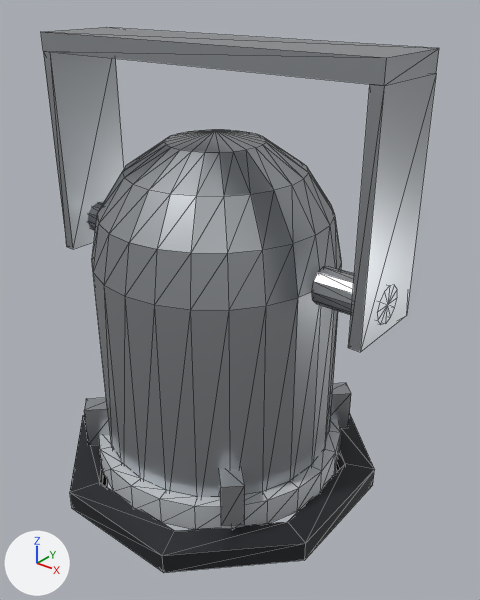
One commit to the glTF model assets/models/lamps/par-56-silver-no-clamp.glb: the scene before it, then after it.
Rendered twice from a camera (50 mm lens) standing at (0.295, -0.342, -0.005) and looking at (0.017, 0.006, -0.221). Lighting does not change. The marker at lower left points along +X, +Y and +Z. The picture after the commit comes second. Mesh edges are drawn as thin lines. Where no turn or scale is listed for an object, it has been applied to the vertices. Vertices at exactly the same position are counted once.

Objects in the first picture: 'colour-frame-runner', 'hanging-frame', 'lens-ring', 'par-can', 'spring-clips'.
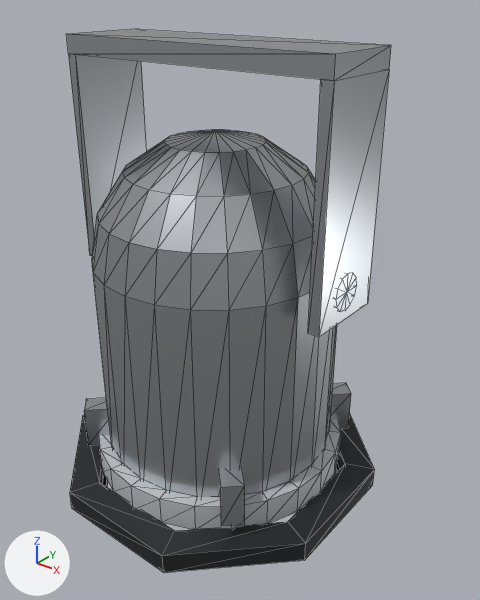
Where the change shows, as pixel boxes (x1, y1, x2, y2) in the pictures (480 x 600 px; the box of a moved part takes in the faces that stretch with it):
'hanging-frame', reshaped (18% narrower)
    before: (41, 27, 439, 352)
    after: (66, 29, 391, 337)
part 1 of me_hanging_frame, moved or reshaped
    before: (41, 27, 439, 352)
    after: (66, 29, 391, 337)
part 2 of me_hanging_frame, moved or reshaped (not visible afterwards)
    before: (88, 202, 104, 231)
part 3 of me_hanging_frame, moved or reshaped
    before: (311, 266, 397, 325)
    after: (336, 273, 357, 312)

What changed in the scene script:
```text
Change me_hanging_frame:
    used by ob_hanging_frame; location = (0.0, 0.0, 0.0)
    remove me_hanging_frame.from_pydata(...)  # 72 vertices, 132 faces; spans x -0.137..0.137, y -0.031..0.031, z -0.205..-0.04
    add me_hanging_frame.from_pydata(...)  # 72 vertices, 132 faces; spans x -0.108..0.108, y -0.031..0.031, z -0.205..-0.04
    me_hanging_frame part 1: the loose piece of 20 vertices spanning x -0.137..0.137, y -0.031..0.031, z -0.205..-0.04 is scaled about its middle by (0.784, 1, 1)
    me_hanging_frame part 2: all 13 vertices in x -0.137, y -0.013..0.013, z -0.198..-0.172 are moved by (0.029, 0.0, 0.0)
    me_hanging_frame part 3: all 13 vertices in x 0.137, y -0.013..0.013, z -0.198..-0.172 are moved by (-0.029, 0.0, 0.0)
```
